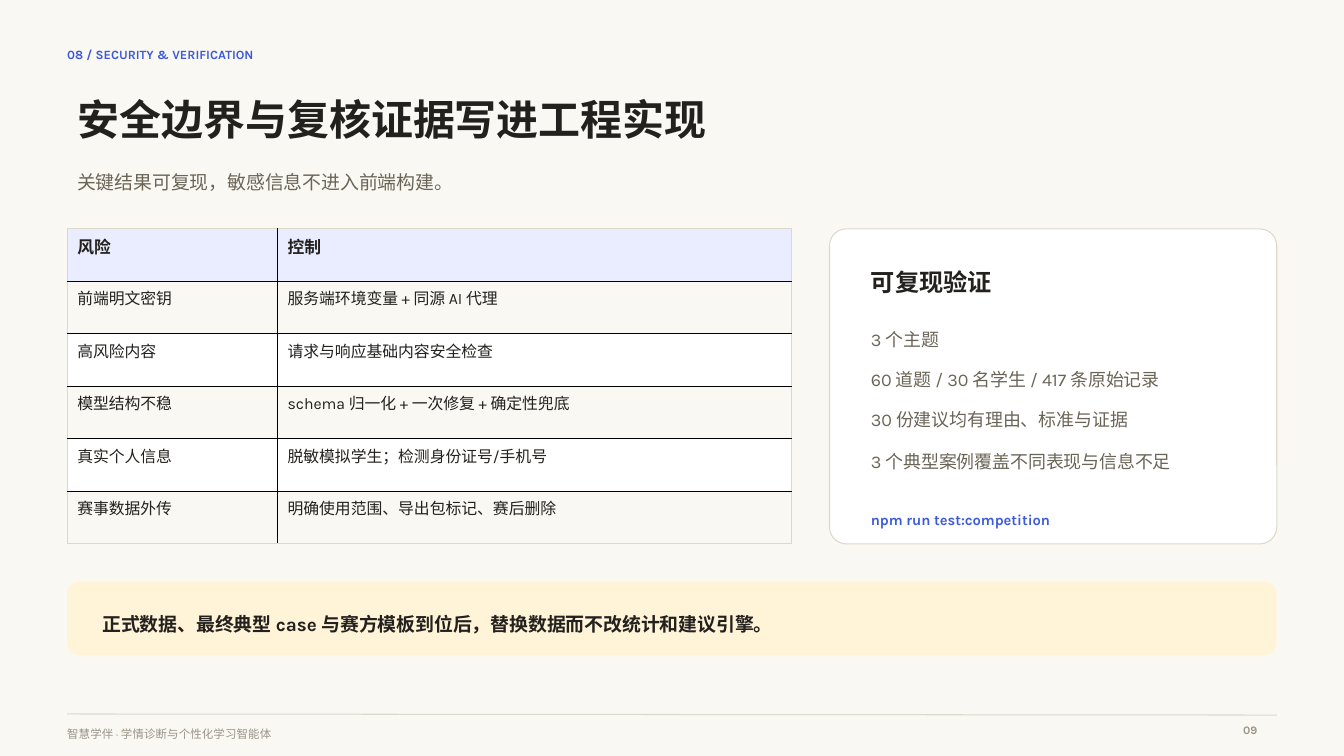
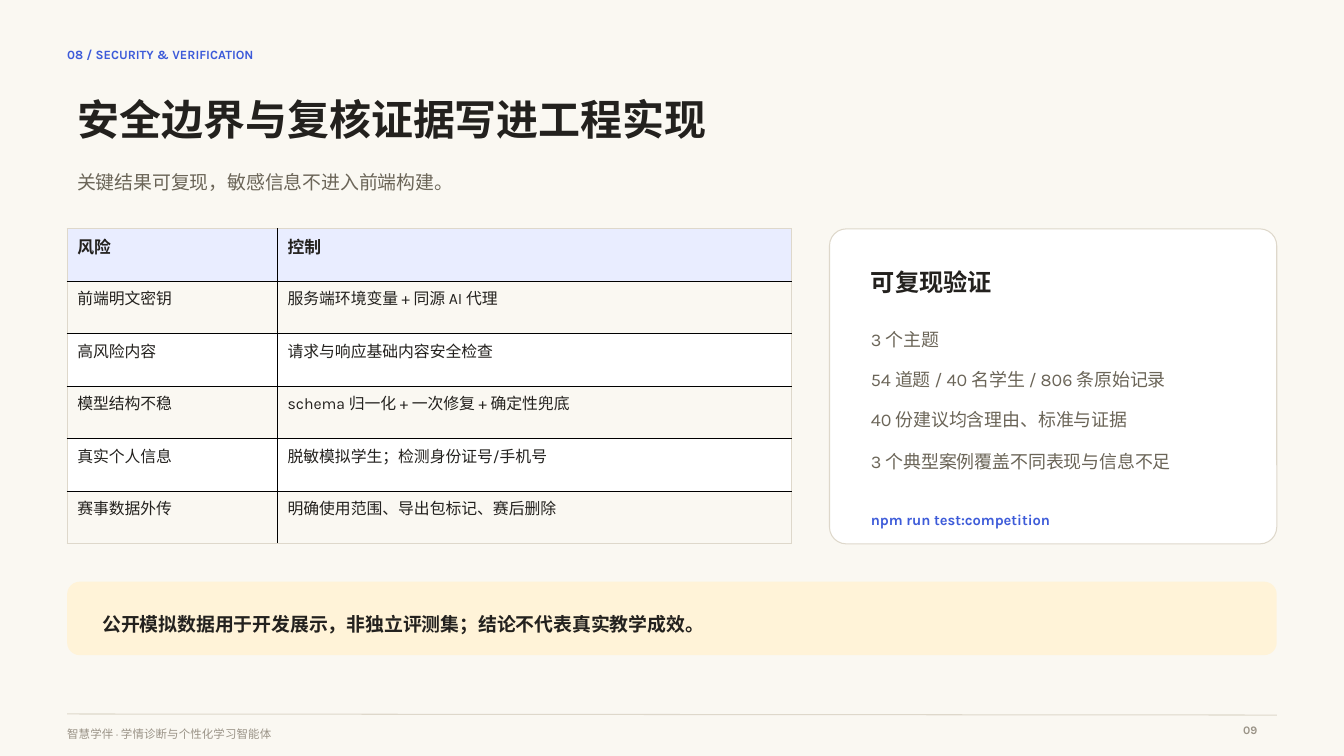
Before and after one commit to Cloud-Mars-ai/zhuxue-agent, a slide deck: slide 9 of docs/competition/deliverables/智慧学伴答辩PPT.pptx. Drawn at 1344x756 pixels with LibreOffice and Linux fonts; fonts in the diff are those of the drawing. Boxes give left, top, right and bottom in pixels: in the first picture for what was removed or moved away, otherwise in the second. Text is boxed around its words. In the diff, an @@ line names an element or a change of style, - is before the commit and + after.

```diff
--- a/docs/competition/deliverables/智慧学伴答辩PPT.pptx
+++ b/docs/competition/deliverables/智慧学伴答辩PPT.pptx
@@ text at (871, 371, 1166, 388): text changed @@
-60 道题 / 30 名学生 / 417 条原始记录
+54 道题 / 40 名学生 / 806 条原始记录
@@ text at (871, 411, 1128, 428): text changed @@
-30 份建议均有理由、标准与证据
+40 份建议均含理由、标准与证据
@@ text at (102, 615, 704, 634): text changed @@
-正式数据、最终典型 case 与赛方模板到位后，替换数据而不改统计和建议引擎。
+公开模拟数据用于开发展示，非独立评测集；结论不代表真实教学成效。
```
Also in this commit, not shown: 4 other slides changed, 23 other files.
